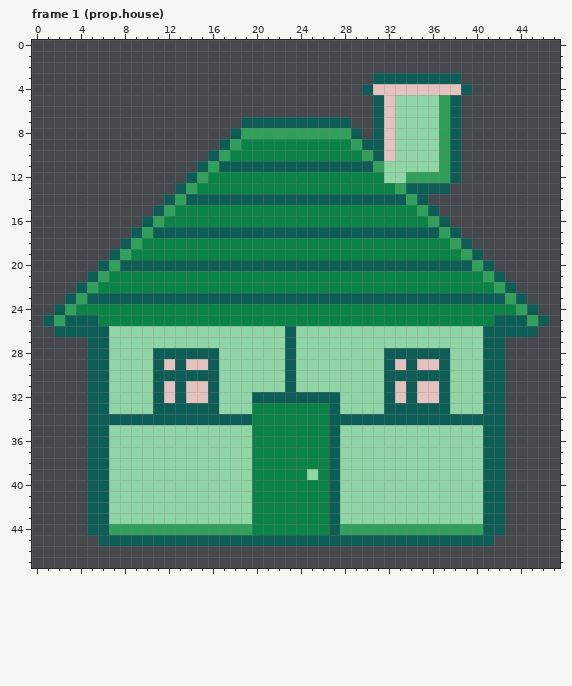
Two states of a pixel-art file, assets/aseprite/props_big.aseprite. This is how it looked before the edit.
48x48 pixels, 4 frames. Shown: frame 1 (prop.house). The commit also changed other frames, which this record leaves out.
After the commit:
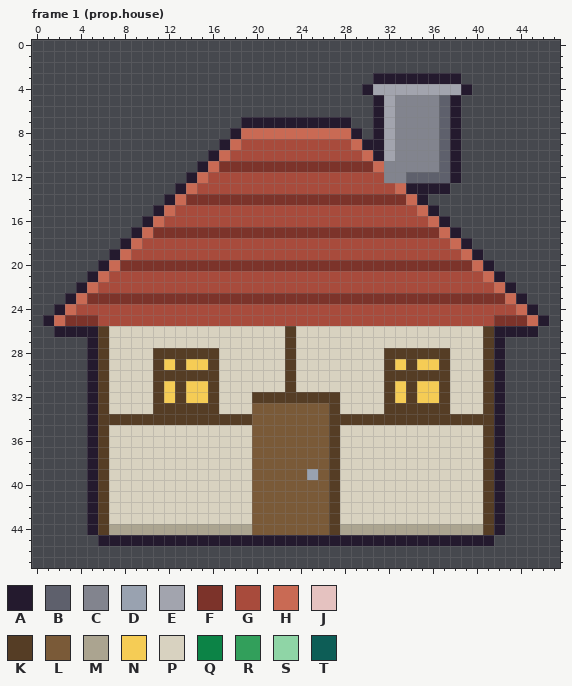
Palette (. is transparent): A #241a2e  B #5e606c  C #82848e  D #99a2b0  E #a2a4ae  F #7c332a  G #a84b3c  H #c96a54  J #e5c2c0  K #553d25  L #7a5a38  M #aba490  N #f5cc55  P #d8d2c0  Q #0c8346  R #329f5b  S #8fd5a6  T #0d5d56
Diff:
Changed rows in their new state; - is an unchanged pixel.
Frame 1 (prop.house):
first column x 1:
 3 ------------------------------AAAAAAAA--------
 4 -----------------------------AEEEEEEEEA-------
 5 ------------------------------AECCCCBA--------
 6 ------------------------------AECCCCBA--------
 7 ------------------AAAAAAAAAA--AECCCCBA--------
 8 -----------------AHHHHHHHHHHA-AECCCCBA--------
 9 ----------------AHGGGGGGGGGGHAAECCCCBA--------
10 ---------------AHGGGGGGGGGGGGHAECCCCBA--------
11 --------------AHFFFFFFFFFFFFFFHCCCCCBA--------
12 -------------AHGGGGGGGGGGGGGGGGCCBBBBA--------
13 ------------AHGGGGGGGGGGGGGGGGGGHAAAA---------
14 -----------AHFFFFFFFFFFFFFFFFFFFFHA-----------
15 ----------AHGGGGGGGGGGGGGGGGGGGGGGHA----------
16 ---------AHGGGGGGGGGGGGGGGGGGGGGGGGHA---------
17 --------AHFFFFFFFFFFFFFFFFFFFFFFFFFFHA--------
18 -------AHGGGGGGGGGGGGGGGGGGGGGGGGGGGGHA-------
19 ------AHGGGGGGGGGGGGGGGGGGGGGGGGGGGGGGHA------
20 -----AHFFFFFFFFFFFFFFFFFFFFFFFFFFFFFFFFHA-----
21 ----AHGGGGGGGGGGGGGGGGGGGGGGGGGGGGGGGGGGHA----
22 ---AHGGGGGGGGGGGGGGGGGGGGGGGGGGGGGGGGGGGGHA---
23 --AHFFFFFFFFFFFFFFFFFFFFFFFFFFFFFFFFFFFFFFHA--
24 -AHGGGGGGGGGGGGGGGGGGGGGGGGGGGGGGGGGGGGGGGGHA-
25 AHFFFGGGGGGGGGGGGGGGGGGGGGGGGGGGGGGGGGGGGFFFHA
26 -AAAAKPPPPPPPPPPPPPPPPKPPPPPPPPPPPPPPPPPKAAAA-
27 ----AKPPPPPPPPPPPPPPPPKPPPPPPPPPPPPPPPPPKA----
28 ----AKPPPPKKKKKKPPPPPPKPPPPPPPPKKKKKKPPPKA----
29 ----AKPPPPKNKNNKPPPPPPKPPPPPPPPKNKNNKPPPKA----
30 ----AKPPPPKKKKKKPPPPPPKPPPPPPPPKKKKKKPPPKA----
31 ----AKPPPPKNKNNKPPPPPPKPPPPPPPPKNKNNKPPPKA----
32 ----AKPPPPKNKNNKPPPKKKKKKKKPPPPKNKNNKPPPKA----
33 ----AKPPPPKKKKKKPPPLLLLLLLKPPPPKKKKKKPPPKA----
34 ----AKKKKKKKKKKKKKKLLLLLLLKKKKKKKKKKKKKKKA----
35 ----AKPPPPPPPPPPPPPLLLLLLLKPPPPPPPPPPPPPKA----
36 ----AKPPPPPPPPPPPPPLLLLLLLKPPPPPPPPPPPPPKA----
37 ----AKPPPPPPPPPPPPPLLLLLLLKPPPPPPPPPPPPPKA----
38 ----AKPPPPPPPPPPPPPLLLLLLLKPPPPPPPPPPPPPKA----
39 ----AKPPPPPPPPPPPPPLLLLLDLKPPPPPPPPPPPPPKA----
40 ----AKPPPPPPPPPPPPPLLLLLLLKPPPPPPPPPPPPPKA----
41 ----AKPPPPPPPPPPPPPLLLLLLLKPPPPPPPPPPPPPKA----
42 ----AKPPPPPPPPPPPPPLLLLLLLKPPPPPPPPPPPPPKA----
43 ----AKPPPPPPPPPPPPPLLLLLLLKPPPPPPPPPPPPPKA----
44 ----AKMMMMMMMMMMMMMLLLLLLLKMMMMMMMMMMMMMKA----
45 -----AAAAAAAAAAAAAAAAAAAAAAAAAAAAAAAAAAAA-----
Boxes around the changes in both pictures, in picture pixels (x1, y1, x2, y2):
changed: (43, 73, 549, 546)
